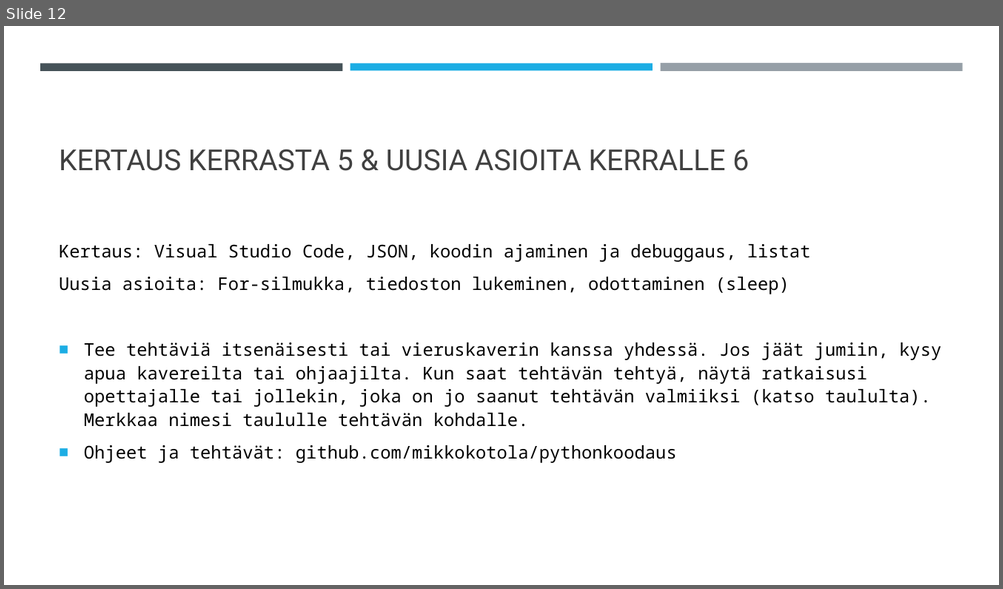
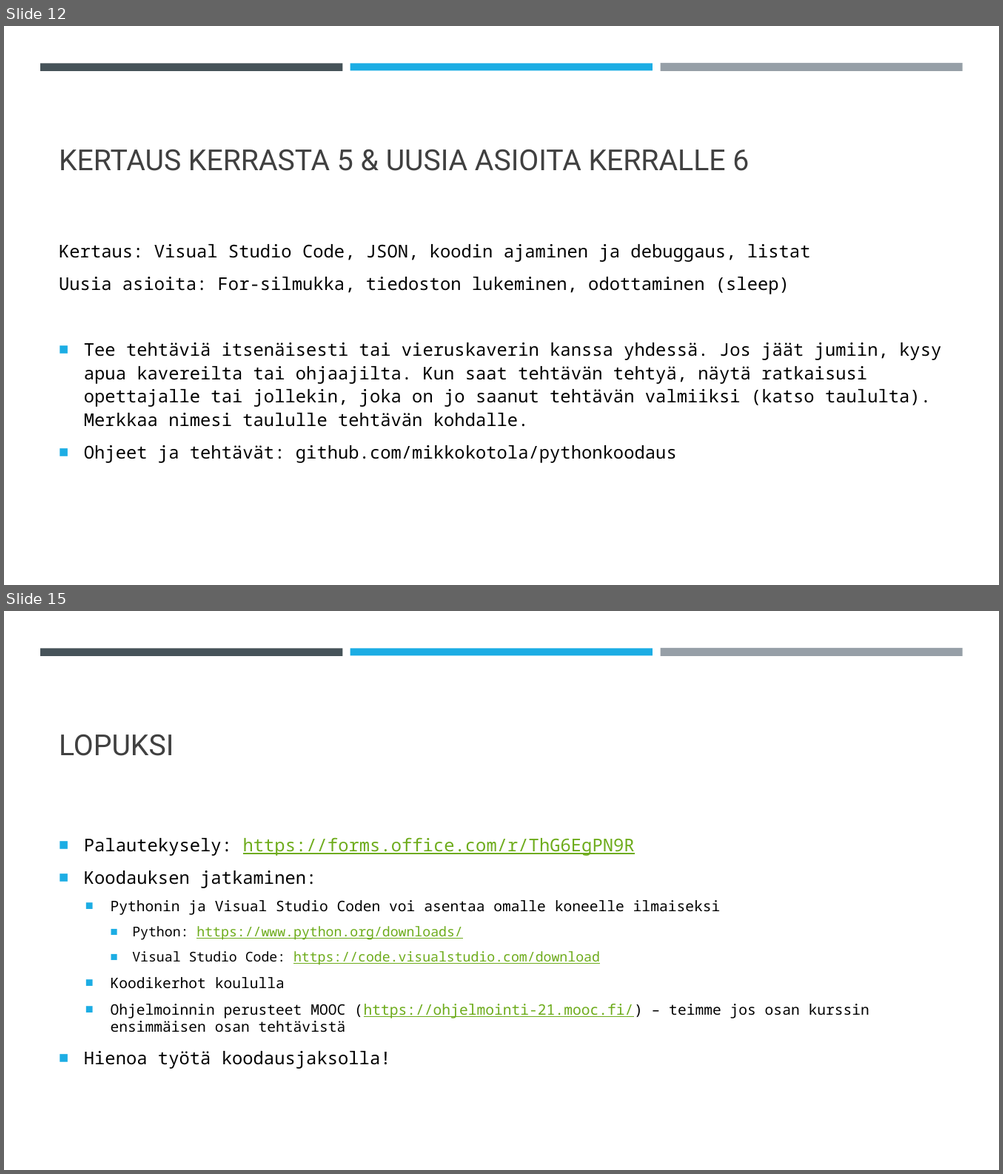
Before and after one commit to mikkokotola/pythonkoodaus, a slide deck: Koodauksesta.pptx. Shown one above the other, each under a label of ours: slide 12 before the commit, slides 12 and 15 after it; the slides between them are not shown. The pictures are 1003x589 and 1003x1174 pixels, drawn with LibreOffice and Linux fonts; fonts in the diff are those of the drawing. Boxes give left, top, right and bottom in pixels: in the first picture for what was removed or moved away, otherwise in the second. Text is boxed around its words. In the diff, an @@ line names an element or a change of style, - is before the commit and + after.

```diff
--- a/Koodauksesta.pptx
+++ b/Koodauksesta.pptx
@@ slide 15 added at (x1=4, y1=611, x2=999, y2=1170), background #FFFFFF; not listed: 3 template elements that a slide beside it also shows @@
@@ title added at (x1=59, y1=734, x2=173, y2=756), 28 pt, text #404040 @@
+LOPUKSI
@@ text added at (x1=84, y1=837, x2=869, y2=1069), 14 pt, text #000000 @@
+■ Palautekysely: https://forms.office.com/r/ThG6EgPN9R
+■ Koodauksen jatkaminen:
+  ■ Pythonin ja Visual Studio Coden voi asentaa omalle koneelle ilmaiseksi
+    ■ Python: https://www.python.org/downloads/
+    ■ Visual Studio Code: https://code.visualstudio.com/download
+  ■ Koodikerhot koululla
+  ■ Ohjelmoinnin perusteet MOOC (https://ohjelmointi-21.mooc.fi/) – teimme jos osan kurssin ensimmäisen osan tehtävistä
+■ Hienoa työtä koodausjaksolla!
```
Also in this commit, not shown: 1 slide changed, 1 other slide added, 4 other files.
